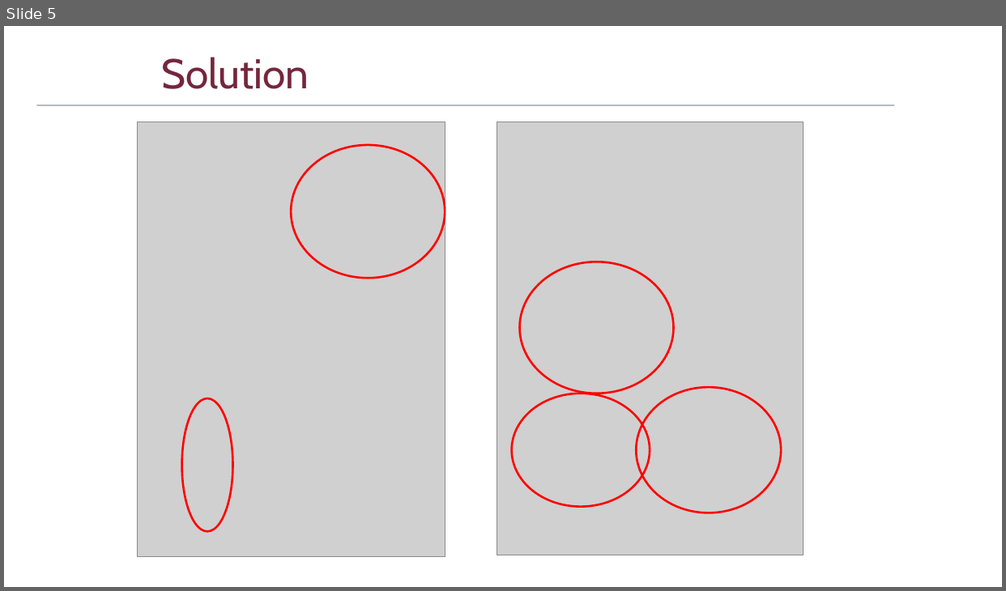
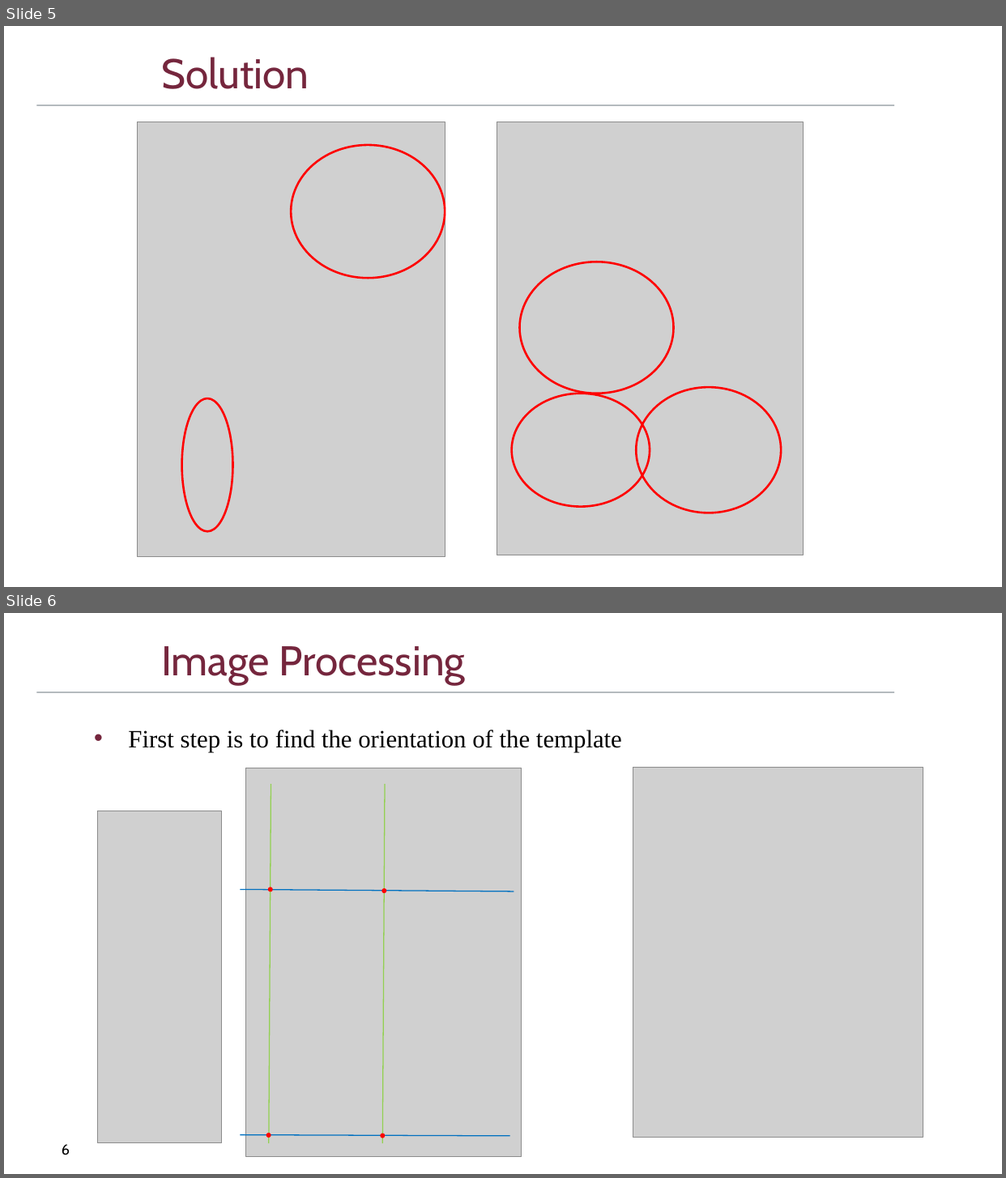
Before and after one commit to DriesSmit/SkripsieReport, a slide deck: OralExamination/SkripsieOral_APSmit.pptx. Shown one above the other, each under a label of ours: slide 5 before the commit, slides 5 and 6 after it. The pictures are 1006x591 and 1006x1178 pixels, drawn with LibreOffice and Linux fonts; fonts in the diff are those of the drawing; grey boxes stand for pictures; background and template pictures are left out. Boxes give left, top, right and bottom in pixels: in the first picture for what was removed or moved away, otherwise in the second. Text is boxed around its words. In the diff, an @@ line names an element or a change of style, - is before the commit and + after.

Commit message:
Intro,Overview and image processing is now complete.

```diff
--- a/OralExamination/SkripsieOral_APSmit.pptx
+++ b/OralExamination/SkripsieOral_APSmit.pptx
@@ slide 6 added at bbox=[4, 613, 1002, 1174], background #FFFFFF; not listed: 1 template element that a slide beside it also shows @@
@@ title added at bbox=[161, 646, 466, 684], 40 pt, text #75263D @@
+Image Processing
@@ text added at bbox=[128, 730, 622, 752], 24 pt, text #000000 @@
+• First step is to find the orientation of the template
@@ picture added at bbox=[246, 768, 522, 1157] @@
@@ picture added at bbox=[633, 767, 923, 1138] @@
@@ line added from (271, 785) to (269, 1143), #92D050 1 pt @@
@@ line added from (385, 785) to (383, 1143), #92D050 1 pt @@
@@ picture added at bbox=[98, 811, 222, 1144] @@
@@ line added from (241, 890) to (513, 892), #0070C0 1 pt @@
@@ ellipse added at bbox=[268, 888, 272, 892], fill #FF0000, outline #FF0000 1 pt @@
@@ ellipse added at bbox=[382, 889, 386, 893], fill #FF0000, outline #FF0000 1 pt @@
@@ page number added at bbox=[62, 1144, 70, 1156], 14 pt, text #000000 @@
+6
@@ line added from (241, 1135) to (509, 1136), #0070C0 1 pt @@
@@ ellipse added at bbox=[266, 1134, 270, 1138], fill #FF0000, outline #FF0000 1 pt @@
@@ ellipse added at bbox=[381, 1134, 385, 1138], fill #FF0000, outline #FF0000 1 pt @@
```
Also in this commit, not shown: 2 slides changed, 1 other slide added, 2 slides removed, 1 other file.
